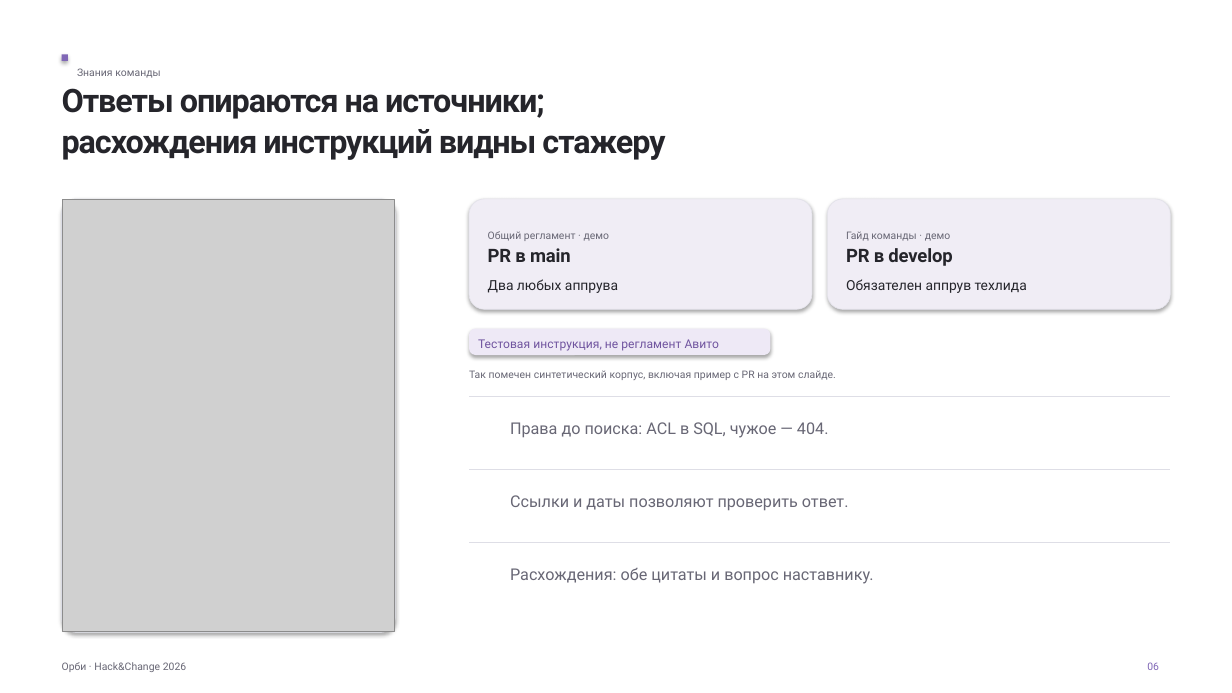
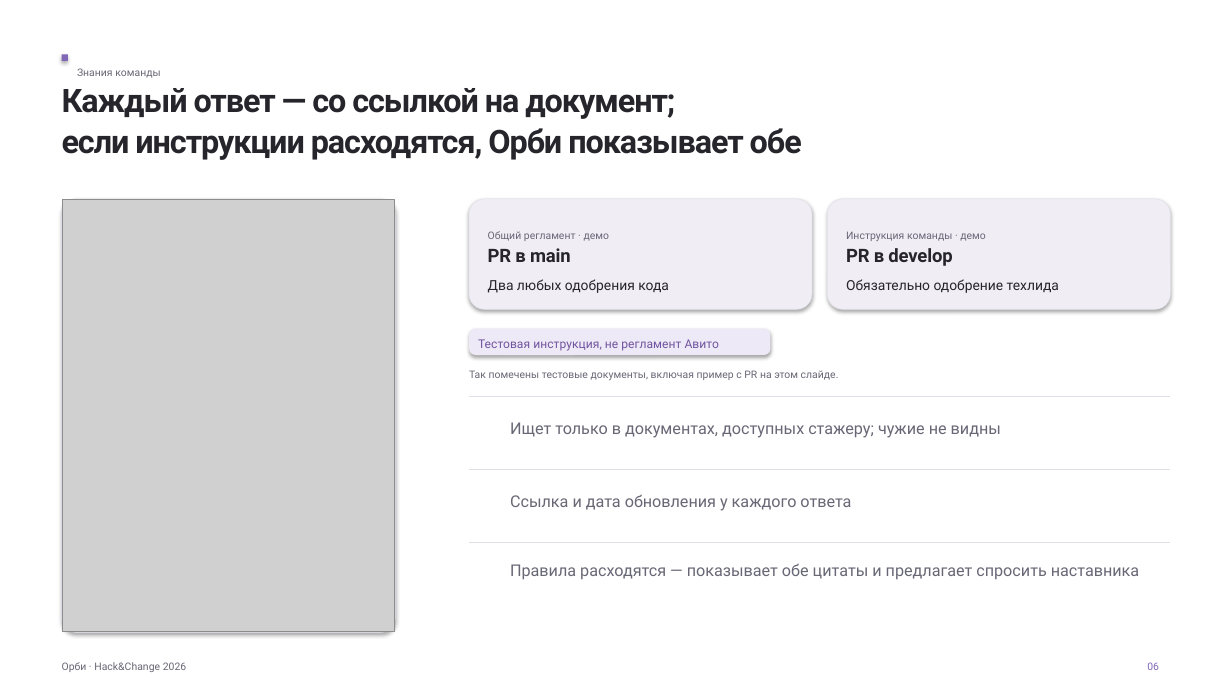
Before and after one commit to luhgeek1/avito-helpus, a slide deck: slide 6 of docs/presentation/orbi-presentation.pptx. Drawn at 1232x693 pixels with LibreOffice and Linux fonts; fonts in the diff are those of the drawing; grey boxes stand for pictures. Boxes give left, top, right and bottom in pixels: in the first picture for what was removed or moved away, otherwise in the second. Text is boxed around its words. In the diff, an @@ line names an element or a change of style, - is before the commit and + after.

```diff
--- a/docs/presentation/orbi-presentation.pptx
+++ b/docs/presentation/orbi-presentation.pptx
@@ text at bbox=[62, 88, 802, 160]: text changed @@
-Ответы опираются на источники;
-расхождения инструкций видны стажеру
+Каждый ответ — со ссылкой на документ;
+если инструкции расходятся, Орби показывает обе
@@ text at bbox=[846, 231, 986, 241]: text changed @@
-Гайд команды · демо
+Инструкция команды · демо
@@ text at bbox=[488, 279, 669, 293]: text changed @@
-Два любых аппрува
+Два любых одобрения кода
@@ text at bbox=[846, 279, 1059, 293]: text changed @@
-Обязателен аппрув техлида
+Обязательно одобрение техлида
@@ text at bbox=[469, 370, 839, 380]: text changed @@
-Так помечен синтетический корпус, включая пример с PR на этом слайде.
+Так помечены тестовые документы, включая пример с PR на этом слайде.
@@ text at bbox=[510, 422, 1001, 438]: text changed @@
-Права до поиска: ACL в SQL, чужое — 404.
+Ищет только в документах, доступных стажеру; чужие не видны
@@ text at bbox=[510, 495, 851, 511]: text changed @@
-Ссылки и даты позволяют проверить ответ.
+Ссылка и дата обновления у каждого ответа
@@ text at bbox=[510, 564, 1139, 580]: text changed @@
-Расхождения: обе цитаты и вопрос наставнику.
+Правила расходятся — показывает обе цитаты и предлагает спросить наставника
```
Also in this commit, not shown: 15 other slides changed, 4 other files.
